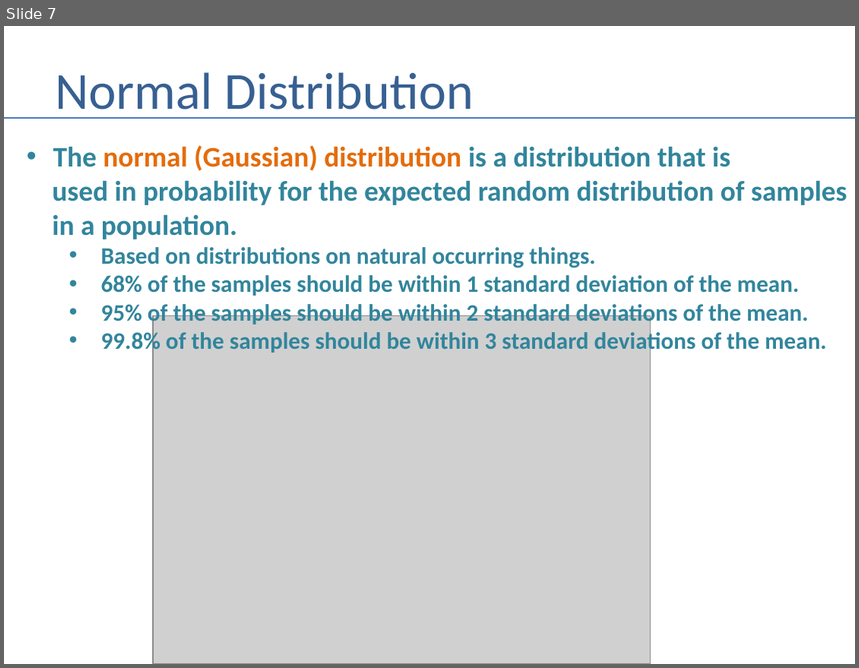
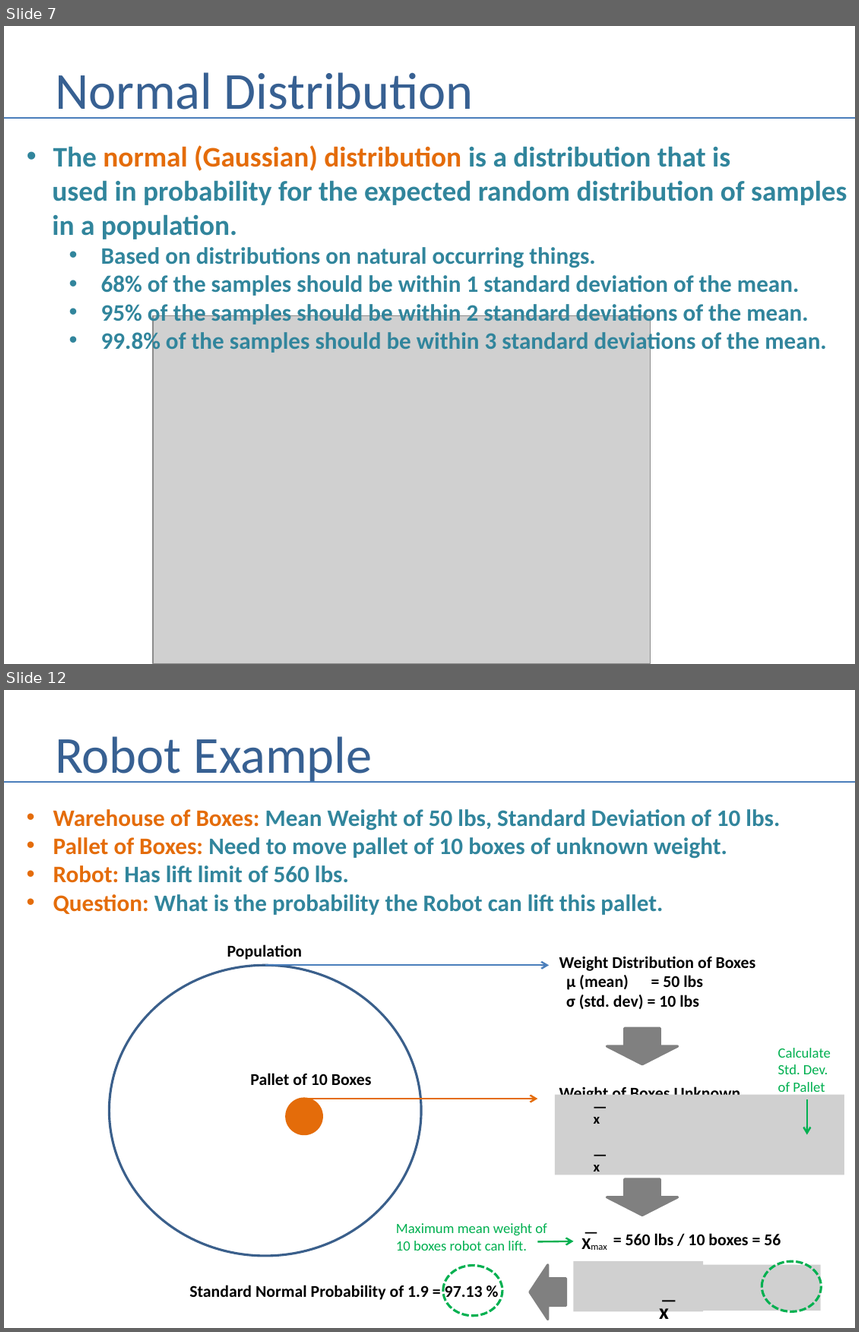
Before and after one commit to andrewferlitsch/Portland-Data-Science-Group, a slide deck: Presentations/Stats - Basics - Terms.pptx. Shown one above the other, each under a label of ours: slide 7 before the commit, slides 7 and 12 after it; the slides between them are not shown. The pictures are 859x668 and 859x1332 pixels, drawn with LibreOffice and Linux fonts; fonts in the diff are those of the drawing; grey boxes stand for pictures. Boxes give left, top, right and bottom in pixels: in the first picture for what was removed or moved away, otherwise in the second. Text is boxed around its words. In the diff, an @@ line names an element or a change of style, - is before the commit and + after.

```diff
--- a/Presentations/Stats - Basics - Terms.pptx
+++ b/Presentations/Stats - Basics - Terms.pptx
@@ slide 12 added at [4, 690, 855, 1328], background #FFFFFF @@
@@ title added at [55, 736, 372, 783], 44 pt, text #376092 @@
+Robot Example
@@ line added from (4, 782) to (855, 782), #4B7EBC 1.5 pt @@
@@ text added at [53, 809, 780, 915], 20 pt, text #31859C, bold @@
+• Warehouse of Boxes: Mean Weight of 50 lbs, Standard Deviation of 10 lbs.
+• Pallet of Boxes: Need to move pallet of 10 boxes of unknown weight.
+• Robot: Has lift limit of 560 lbs.
+• Question: What is the probability the Robot can lift this pallet.
@@ text added at [227, 945, 303, 960], 14 pt, text #000000, bold @@
+Population
@@ text added at [560, 956, 756, 971], 14 pt, text #000000, bold @@
+Weight Distribution of Boxes
@@ ellipse added at [110, 966, 422, 1257], outline #3A5F8C 2 pt @@
@@ arrow added from (265, 966) to (549, 966), #4B7EBC 1.5 pt @@
@@ text added at [566, 975, 703, 1009], 14 pt, text #000000, bold @@
+µ (mean) = 50 lbs
+σ (std. dev) = 10 lbs
@@ down arrow added at [607, 1029, 677, 1065], fill #808080, outline #808080 2 pt @@
@@ text added at [778, 1048, 831, 1096], 12 pt, text #00B050 @@
+Calculate
+Std. Dev.
+of Pallet
@@ text added at [250, 1073, 372, 1085], 14 pt, text #000000, bold @@
+Pallet of 10 Boxes
@@ ellipse added at [287, 1099, 322, 1135], fill #E46C0A, outline #E46C0A 2 pt @@
@@ arrow added from (304, 1099) to (538, 1099), #E46C0A 1.5 pt @@
@@ picture added at [555, 1095, 844, 1175] @@
@@ text added at [560, 1085, 741, 1095], 14 pt, text #000000, bold @@
+Weight of Boxes Unknown
@@ text added at [594, 1117, 601, 1124], 12 pt, text #000000, bold @@
+x̅
@@ arrow added from (807, 1100) to (807, 1135), #00B050 1.5 pt @@
@@ text added at [594, 1165, 601, 1176], 12 pt, text #000000, bold @@
+x̅
@@ down arrow added at [607, 1179, 677, 1215], fill #808080, outline #808080 2 pt @@
@@ text added at [396, 1224, 547, 1251], 12 pt, text #00B050 @@
+Maximum mean weight of
+10 boxes robot can lift.
@@ text added at [591, 1233, 781, 1250], 14 pt, text #000000, bold @@
+max = 560 lbs / 10 boxes = 56
@@ arrow added from (538, 1243) to (573, 1242), #00B050 1.5 pt @@
@@ text added at [582, 1239, 591, 1249], 14 pt, text #000000, bold @@
+X̅
@@ ellipse added at [443, 1265, 503, 1315], outline #00B050 2 pt dashed @@
@@ down arrow added at [530, 1265, 566, 1320], fill #808080, outline #808080 2 pt @@
@@ picture added at [573, 1262, 703, 1312] @@
@@ picture added at [704, 1265, 821, 1312] @@
@@ ellipse added at [762, 1262, 822, 1312], outline #00B050 2 pt dashed @@
@@ text added at [189, 1284, 483, 1302], 14 pt, text #000000, bold @@
+Standard Normal Probability of 1.9 = 97.13 %
@@ text added at [659, 1302, 669, 1325], 18 pt, text #000000, bold @@
+x̅
```
Also in this commit, not shown: 5 other slides added.
